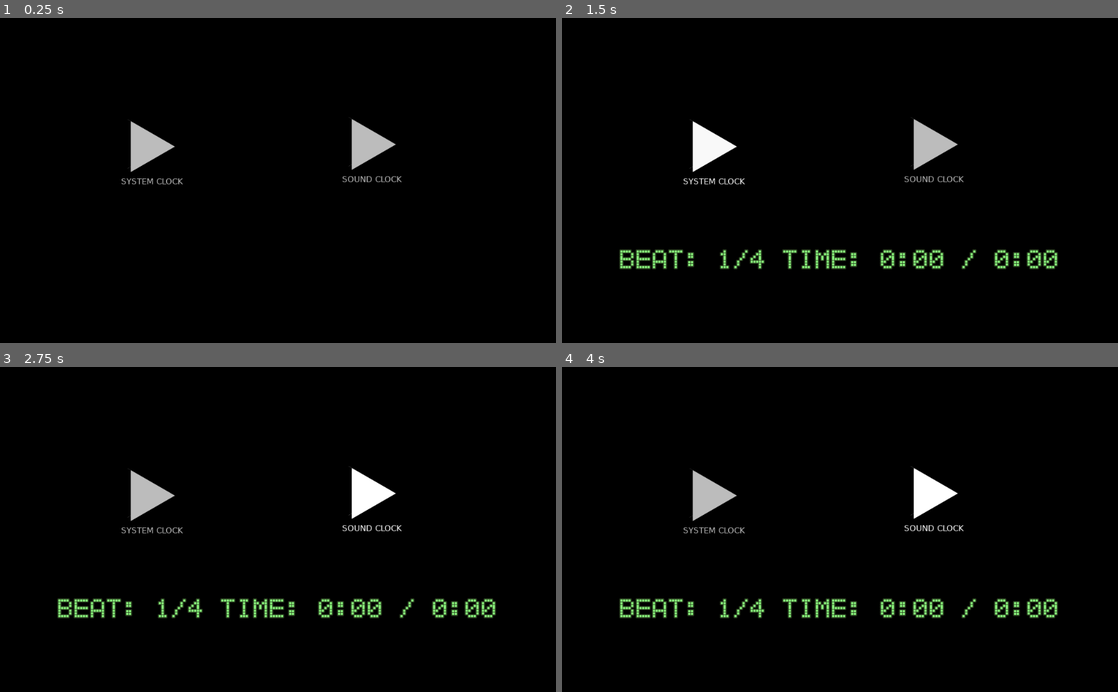
Above: before the commit, frames 1-4 (two rows, left to right).
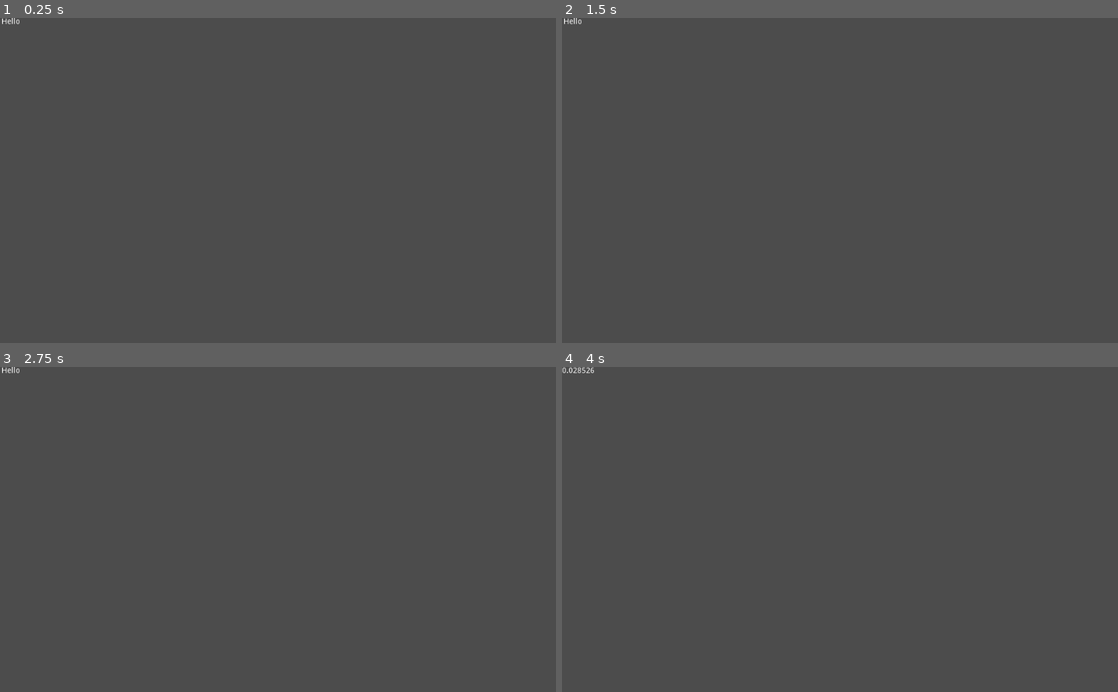
Above: after the commit, the same moments.

Repository: PrakashLuu/gmtk21
Game: Godot game, scene res://input/ui_test.tscn
Two runs of this game, one before a commit and one after it. Both use one fixed random seed, a clock stepped at 60 frames per second and the inputs below. Before the commit the project starts from res://bpm_sync.tscn. Sound files missing from this copy of the repository are replaced by a short silence.
Inputs (mouse positions are in pixels of both pictures, inside the frame that each line leads up to):
- Up to frame 1 (0.25 s): no input
- Up to frame 2 (1.5 s): click (712, 154) at 0.52 s; click (712, 154) at 1.27 s
- Up to frame 3 (2.75 s): click (372, 500) at 2.02 s
- Up to frame 4 (4 s): tap Enter at 2.75 s; tap Space at 3.5 s; hold Down (ui_down) from 3.53 s (still down)

The runs differ from the first frame. In frame 1, 100% of the frame differs, in the area x 0-100%, y 0-100%; in frame 2, 100%; in frame 3, 100%; in frame 4, 100%.

Commit message:
Add consequence for missing the beat

Diff:
--- a/conductor/conductor.gd
+++ b/conductor/conductor.gd
@@ -3,15 +3,21 @@
 # Pretty much all taken from
 # https://github.com/LegionGames/Conductor-Example/blob/master/Scripts/Conductor.gd
 
-var BPM = 140
-var BPS = BPM / 60.0
-var SPB = 60.0 / BPM
-var BARS = 4
+const BPM = 140
+const BPS = BPM / 60.0
+const SPB = 1.0 / BPS
+const BARS = 4
 const COMPENSATE_FRAMES = 2
 const COMPENSATE_HZ = 60.0
+const NUM_QUIET_BEATS = 3
+const BEAT_INPUT_CUTOFF = SPB / 3.0
+
+onready var sfx = get_node("SFX")
 
 var song_cur_pos = 0.0
 var song_cur_beat = 1
+
+var quiet_until_beat = 0
 
 func strsec(secs):
 	var s = str(secs)
@@ -29,6 +35,11 @@
 	song_cur_beat = int(floor(song_cur_pos * BPS))
 	var seconds = int(song_cur_pos)
 	var seconds_total = int(stream.get_length())
+
+	if you_are_dummy_bad_at_rhythm():
+		volume_db = -10
+	else:
+		volume_db = 0
 
 
 func start_music():
@@ -49,12 +60,20 @@
 	var beats_before_start = offset
 	var measure = beat % BARS
 
+func you_are_dummy_bad_at_rhythm():
+	return song_cur_beat < quiet_until_beat
 
 func on_time():
 	if !playing:
 		return false
 
 	var result = closest_beat(1)
+
+	if result[1] > BEAT_INPUT_CUTOFF:
+		if not you_are_dummy_bad_at_rhythm():
+			sfx.play()
+		quiet_until_beat = song_cur_beat + NUM_QUIET_BEATS
+
 	return result[1]
 
 	# TODO(arjun): implement lmao
--- a/conductor/conductor.tscn
+++ b/conductor/conductor.tscn
@@ -1,6 +1,10 @@
-[gd_scene load_steps=2 format=2]
+[gd_scene load_steps=3 format=2]
 
 [ext_resource path="res://conductor/conductor.gd" type="Script" id=1]
+[ext_resource path="res://sfx/beat_missed.wav" type="AudioStream" id=2]
 
 [node name="Conductor" type="AudioStreamPlayer"]
 script = ExtResource( 1 )
+
+[node name="SFX" type="AudioStreamPlayer2D" parent="."]
+stream = ExtResource( 2 )
--- a/input/ui_test.tscn
+++ b/input/ui_test.tscn
@@ -14,6 +14,7 @@
 
 [node name="Conductor" parent="." instance=ExtResource( 1 )]
 stream = ExtResource( 3 )
+volume_db = -0.8
 
 [node name="Label" type="Label" parent="."]
 margin_right = 40.0
--- a/project.godot
+++ b/project.godot
@@ -12,7 +12,7 @@
 
 config/name="BPM Sync Demo"
 config/description="A demo of how to sync the audio playback with the time for a consistent BPM."
-run/main_scene="res://bpm_sync.tscn"
+run/main_scene="res://input/ui_test.tscn"
 config/icon="res://icon.png"
 
 [rendering]
Not shown, added: sfx/beat_missed.wav
